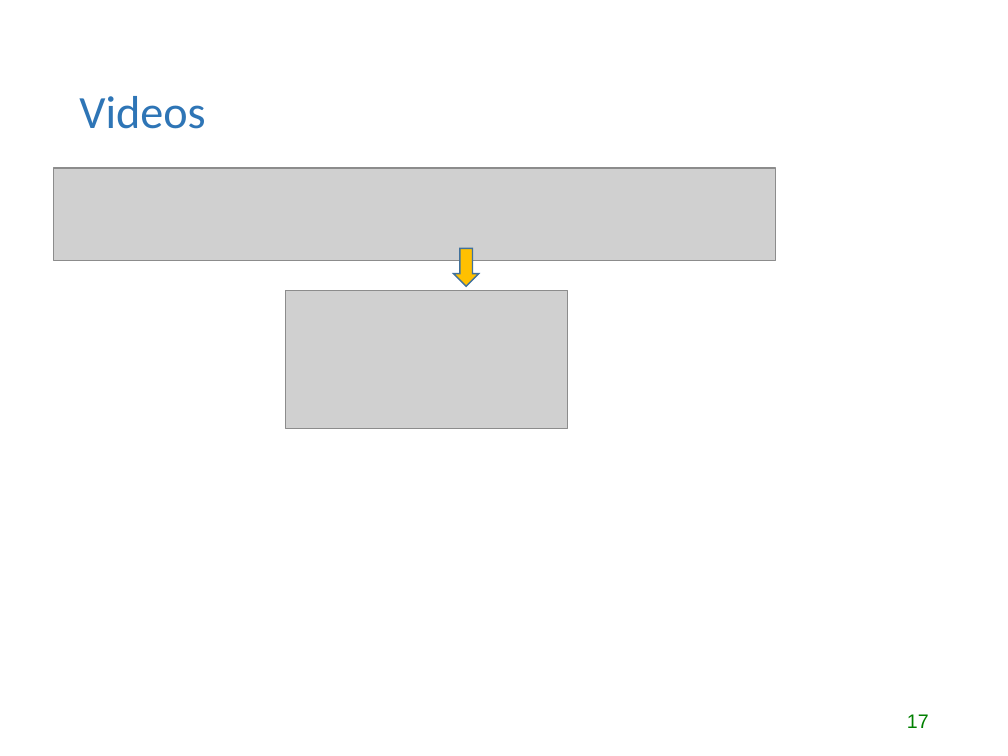
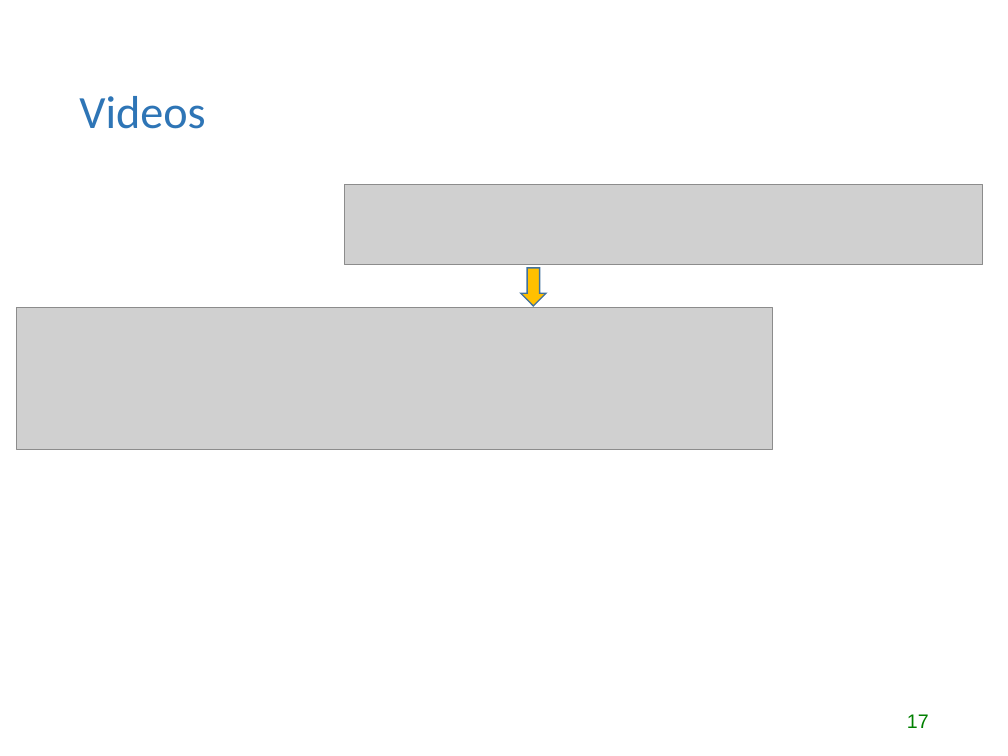
Before and after one commit to lgtateos/gis540, a slide deck: slide 17 of slides/intro_to_GIS540.ppt. Drawn at 1008x756 pixels with LibreOffice and Linux fonts; fonts in the diff are those of the drawing; grey boxes stand for pictures. Boxes give left, top, right and bottom in pixels: in the first picture for what was removed or moved away, otherwise in the second. Text is boxed around its words. In the diff, an @@ line names an element or a change of style, - is before the commit and + after.

```diff
--- a/slides/intro_to_GIS540.ppt
+++ b/slides/intro_to_GIS540.ppt
@@ picture resized from (x1=53, y1=168, x2=776, y2=261) to (x1=345, y1=184, x2=983, y2=265) @@
@@ down arrow moved from (x1=454, y1=248, x2=479, y2=286) to (x1=521, y1=268, x2=546, y2=306) @@
@@ picture resized from (x1=285, y1=290, x2=568, y2=429) to (x1=17, y1=307, x2=773, y2=450) @@
```
Also in this commit, not shown: 9 other slides changed, 1 other file.
